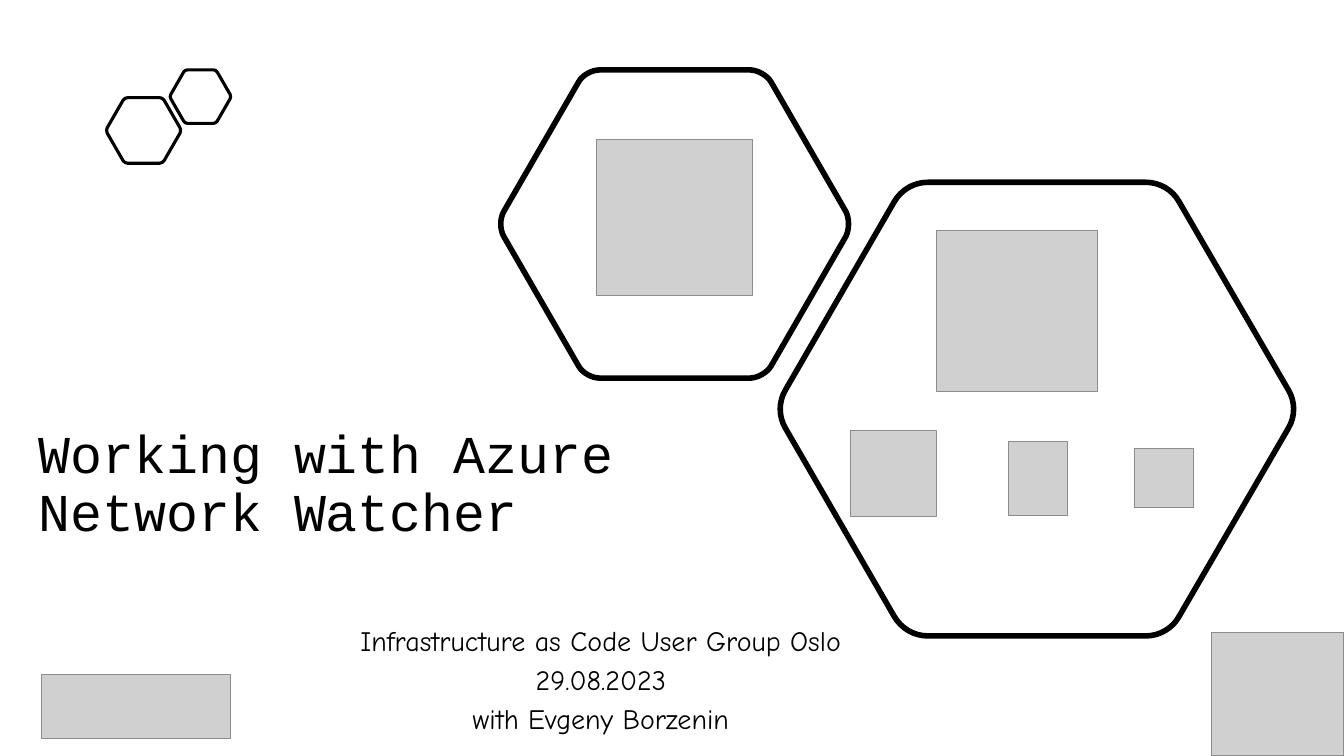
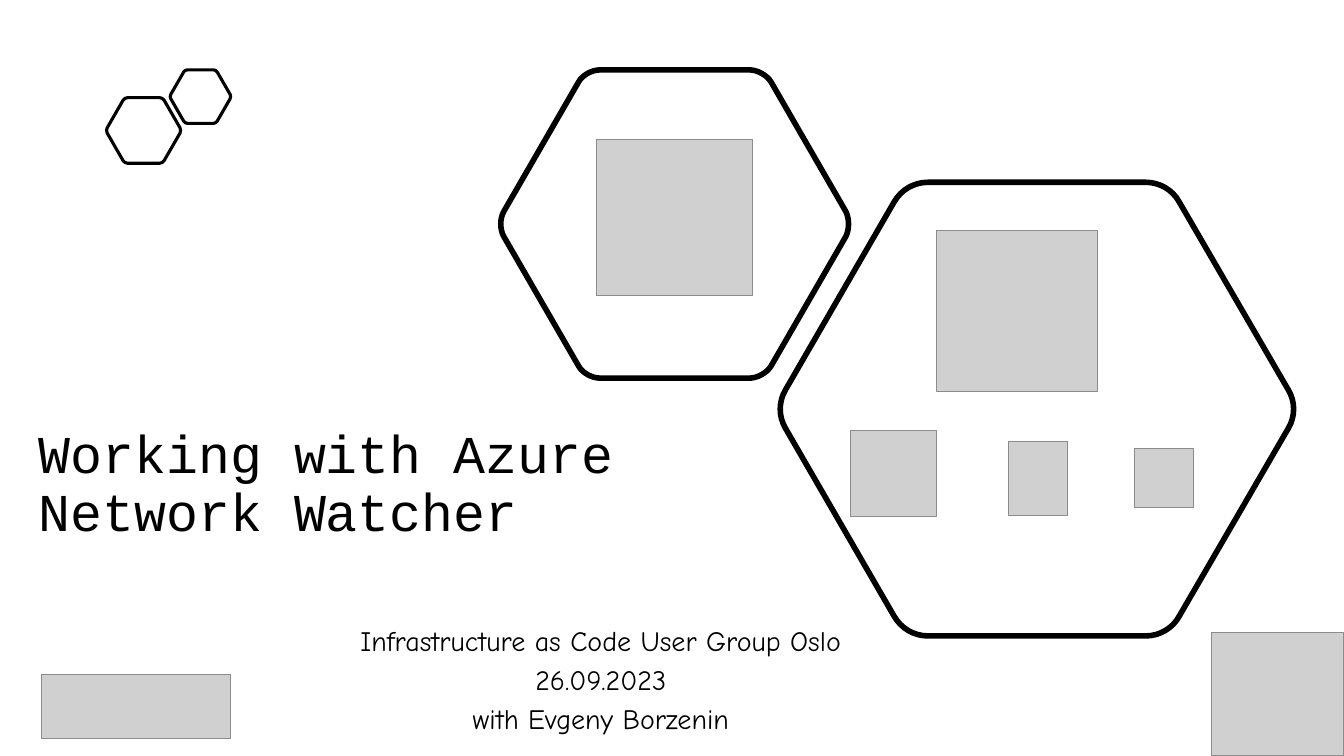
Before and after one commit to kalv25/azure-network-watcher, a slide deck: slide 1 of slides/working-with-azure-network-watcher.ppt. Drawn at 1344x756 pixels with LibreOffice and Linux fonts; fonts in the diff are those of the drawing; grey boxes stand for pictures. Boxes give left, top, right and bottom in pixels: in the first picture for what was removed or moved away, otherwise in the second. Text is boxed around its words. In the diff, an @@ line names an element or a change of style, - is before the commit and + after.

```diff
--- a/slides/working-with-azure-network-watcher.ppt
+++ b/slides/working-with-azure-network-watcher.ppt
@@ subtitle at <box>535,671,666,690</box>: text changed @@
-29.08.2023
+26.09.2023
```
Also in this commit, not shown: 1 other file.
